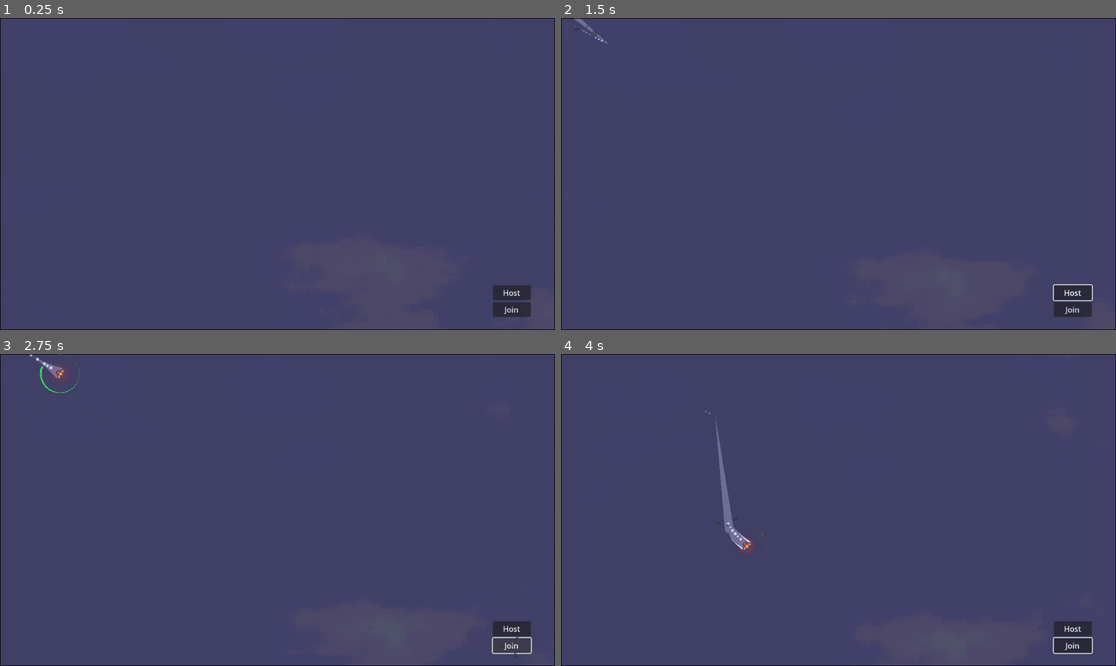
Above: before the commit, frames 1-4 (two rows, left to right).
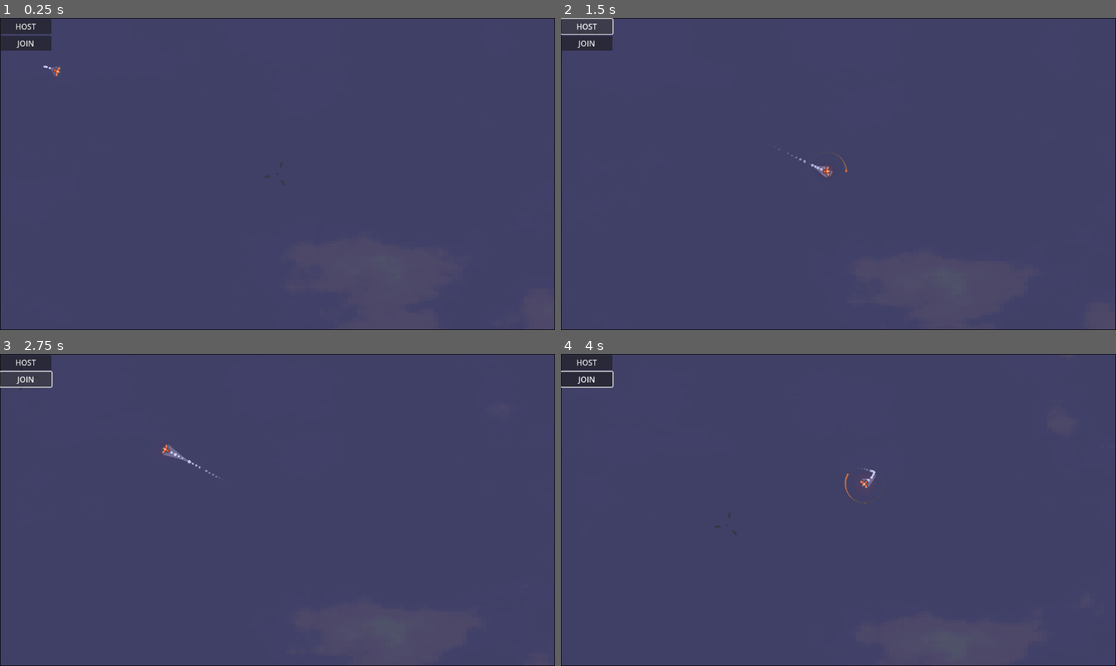
Above: after the commit, the same moments.

Repository: kickflip-games/kiwijam25
Game: Godot game, scene res://scenes/Main.tscn
Same seed, same stepped clock (60 frames per second), same inputs: the game is played once before the commit and once after it.
Inputs (mouse positions are in pixels of both pictures, inside the frame that each line leads up to):
- Up to frame 1 (0.25 s): no input
- Up to frame 2 (1.5 s): click (1071, 292) at 0.5 s, where only the run before the commit has a clickable "Host"; click (588, 27) at 1.25 s, where only the run after the commit has a clickable "HOST"
- Up to frame 3 (2.75 s): click "Join" (after the commit: "JOIN") at 2 s
- Up to frame 4 (4 s): move the mouse to (960, 494) at 2.77 s; press the mouse at (960, 494) at 2.78 s; move the mouse to (727, 525) at 3.52 s; release the mouse at (727, 525) at 3.53 s; click (727, 525) at 3.6 s

The runs differ from the first frame. In frame 1, 1.5% of the frame differs, in the area x 0-96%, y 0-96%; in frame 2, 1.7%; in frame 3, 1.9%; in frame 4, 2.3%, in the area x 0-96%, y 0-97%.

Commit message:
add some basic networking code

Diff:
--- /dev/null
+++ b/autoloads/high_level_network_handler.gd
@@ -0,0 +1,70 @@
+extends Node
+
+const IP_ADDRESS: String = "127.0.0.1"
+const PORT: int = 42069
+var peer: ENetMultiplayerPeer
+
+func start_server() -> void:
+	peer = ENetMultiplayerPeer.new()
+	peer.set_bind_ip(IP_ADDRESS)
+	var err := peer.create_server(PORT, 2)  # Allow up to 4 players
+	if err != OK:
+		push_error("Failed to start ENet server. Error code: %s" % err)
+		return
+
+	multiplayer.multiplayer_peer = peer
+	print("✅ Server started on %s:%d" % [IP_ADDRESS, PORT])
+
+	# Server connection event
+	multiplayer.peer_connected.connect(_on_peer_connected)
+	multiplayer.peer_disconnected.connect(_on_peer_disconnected)
+
+func start_client() -> void:
+	peer = ENetMultiplayerPeer.new()
+	var err := peer.create_client(IP_ADDRESS, PORT)
+	if err != OK:
+		push_error("Failed to connect as client. Error code: %s" % err)
+		return
+
+	multiplayer.multiplayer_peer = peer
+	print("✅ Client connecting to %s:%d" % [IP_ADDRESS, PORT])
+
+	# Client connection events
+	multiplayer.connected_to_server.connect(_on_connected_to_server)
+	multiplayer.connection_failed.connect(_on_connection_failed)
+	multiplayer.server_disconnected.connect(_on_server_disconnected)
+
+func disconnect_peer() -> void:
+	if peer:
+		peer.close()
+		multiplayer.multiplayer_peer = null
+		print("🔌 Disconnected from network")
+
+# Debug input handling
+func _unhandled_input(event):
+	if event.is_action_pressed("ui_accept"):
+		start_server()
+	elif event.is_action_pressed("ui_select"):
+		start_client()
+	elif event.is_action_pressed("ui_cancel"):
+		disconnect_peer()
+
+func _ready():
+	print("🕹 Network handler ready")
+
+# Server events
+func _on_peer_connected(id):
+	print("🟢 Peer connected: %d" % id)
+
+func _on_peer_disconnected(id):
+	print("🔴 Peer disconnected: %d" % id)
+
+# Client events
+func _on_connected_to_server():
+	print("🎮 Successfully connected to server")
+
+func _on_connection_failed():
+	print("❌ Failed to connect to server")
+
+func _on_server_disconnected():
+	print("💔 Server disconnected")
--- a/project.godot
+++ b/project.godot
@@ -17,6 +17,7 @@
 
 [autoload]
 
+HighLevelNetworkHandler="*res://autoloads/high_level_network_handler.gd"
 CameraBounds="*res://autoloads/CameraBounds.gd"
 SceneManager="*res://autoloads/SceneManager.gd"
 GlobalSettings="*res://autoloads/GlobalSettings.gd"
--- a/scenes/Main.tscn
+++ b/scenes/Main.tscn
@@ -1,9 +1,11 @@
-[gd_scene load_steps=8 format=3 uid="uid://c7etnmicu136n"]
+[gd_scene load_steps=10 format=3 uid="uid://c7etnmicu136n"]
 
 [ext_resource type="PackedScene" uid="uid://dsmsb7kwv0ce1" path="res://managers/camera_2d.tscn" id="1_c01mt"]
 [ext_resource type="Script" uid="uid://cfeicvpmqto3f" path="res://scenes/Main.gd" id="1_jlsqs"]
 [ext_resource type="PackedScene" uid="uid://bulqqx1t7sun1" path="res://scenes/background/Background.tscn" id="1_nxtc6"]
 [ext_resource type="PackedScene" uid="uid://corxhrleskgv" path="res://scenes/player/Player.tscn" id="3_c01mt"]
+[ext_resource type="PackedScene" uid="uid://c0qb6qs3taohy" path="res://scenes/networking/HighLevelUI.tscn" id="3_nxtc6"]
+[ext_resource type="Script" uid="uid://de3vrhq3v5don" path="res://scenes/networking/high_level_multiplayer_spawner.gd" id="4_jlsqs"]
 
 [sub_resource type="Environment" id="Environment_nxtc6"]
 glow_enabled = true
@@ -19,6 +21,12 @@
 script = ExtResource("1_jlsqs")
 player_scene = ExtResource("3_c01mt")
 
+[node name="MultiplayerSpawner" type="MultiplayerSpawner" parent="."]
+_spawnable_scenes = PackedStringArray("uid://corxhrleskgv")
+spawn_path = NodePath("..")
+script = ExtResource("4_jlsqs")
+network_player = ExtResource("3_c01mt")
+
 [node name="WorldEnvironment" type="WorldEnvironment" parent="."]
 environment = SubResource("Environment_nxtc6")
 camera_attributes = SubResource("CameraAttributesPractical_jlsqs")
@@ -33,22 +41,6 @@
 [node name="Camera2D" parent="." instance=ExtResource("1_c01mt")]
 position = Vector2(576, 322)
 
-[node name="HostButton" type="Button" parent="."]
-offset_left = 1023.0
-offset_top = 553.0
-offset_right = 1102.0
-offset_bottom = 584.0
-text = "Host
-"
-
-[node name="JoinButton" type="Button" parent="."]
-offset_left = 1023.0
-offset_top = 588.0
-offset_right = 1102.0
-offset_bottom = 619.0
-text = "Join"
-
-[connection signal="pressed" from="HostButton" to="." method="_on_host_button_pressed"]
-[connection signal="pressed" from="JoinButton" to="." method="_on_join_button_pressed"]
+[node name="HighLevelUi" parent="." instance=ExtResource("3_nxtc6")]
 
 [editable path="Background"]
--- /dev/null
+++ b/scenes/networking/HighLevelUI.tscn
@@ -0,0 +1,29 @@
+[gd_scene load_steps=2 format=3 uid="uid://c0qb6qs3taohy"]
+
+[ext_resource type="Script" uid="uid://cukt2o2ltvq2g" path="res://scenes/networking/high_level_ui.gd" id="1_5rgjr"]
+
+[node name="HighLevelUi" type="Control"]
+layout_mode = 3
+anchors_preset = 15
+anchor_right = 1.0
+anchor_bottom = 1.0
+grow_horizontal = 2
+grow_vertical = 2
+script = ExtResource("1_5rgjr")
+
+[node name="VBoxContainer" type="VBoxContainer" parent="."]
+z_index = 2
+layout_mode = 0
+offset_right = 107.0
+offset_bottom = 69.0
+
+[node name="ServerButton" type="Button" parent="VBoxContainer"]
+layout_mode = 2
+text = "HOST"
+
+[node name="JoinButton" type="Button" parent="VBoxContainer"]
+layout_mode = 2
+text = "JOIN"
+
+[connection signal="pressed" from="VBoxContainer/ServerButton" to="." method="_on_server_button_pressed"]
+[connection signal="pressed" from="VBoxContainer/JoinButton" to="." method="_on_join_button_pressed"]
--- /dev/null
+++ b/scenes/networking/high_level_multiplayer_spawner.gd
@@ -0,0 +1,64 @@
+extends MultiplayerSpawner
+
+@export var network_player: PackedScene
+var spawned_players: Dictionary = {}
+
+func _ready() -> void:
+	# Connect signals first
+	multiplayer.peer_connected.connect(spawn_player)
+	multiplayer.peer_disconnected.connect(despawn_player)
+
+	# If we're the server, spawn the server player
+	if multiplayer.is_server():
+		# Wait a frame to ensure everything is ready
+		call_deferred("spawn_server_player")
+
+func spawn_server_player() -> void:
+	spawn_player(1)  # Server always has ID 1
+
+func spawn_player(id: int) -> void:
+	if not multiplayer.is_server():
+		return
+
+	# Prevent duplicate spawning
+	if id in spawned_players:
+		print("⚠️ Player %d already spawned" % id)
+		return
+
+	var player: Node = network_player.instantiate()
+	player.name = str(id)
+
+	# Set spawn position before adding to scene
+	var spawn_positions = [
+		Vector2(100, 100),
+		Vector2(-100, 100),
+		Vector2(100, -100),
+		Vector2(-100, -100)
+	]
+	var spawn_index = spawned_players.size() % spawn_positions.size()
+	player.global_position = spawn_positions[spawn_index]
+
+	# Add to scene first, then set authority
+	var parent: Node = get_node(spawn_path)
+	parent.add_child(player, true)  # Force readable name
+
+	# Set authority after the node is in the scene tree
+	call_deferred("set_player_authority", player, id)
+
+	# Track spawned players
+	spawned_players[id] = player
+
+	print("✅ Spawned player %d at %s" % [id, player.global_position])
+
+func set_player_authority(player: Node, id: int) -> void:
+	player.set_multiplayer_authority(id)
+	print("🔑 Set authority for player %d" % id)
+
+func despawn_player(id: int) -> void:
+	if not multiplayer.is_server():
+		return
+
+	if id in spawned_players:
+		spawned_players[id].queue_free()
+		spawned_players.erase(id)
+		print("🗑️ Despawned player %d" % id)
--- /dev/null
+++ b/scenes/networking/high_level_ui.gd
@@ -0,0 +1,9 @@
+extends Control
+
+
+func _on_server_button_pressed() -> void:
+	HighLevelNetworkHandler.start_server()
+
+
+func _on_join_button_pressed() -> void:
+	HighLevelNetworkHandler.start_client()
--- a/scenes/player/Player.tscn
+++ b/scenes/player/Player.tscn
@@ -65,6 +65,14 @@
 
 [sub_resource type="Gradient" id="Gradient_tpg5x"]
 colors = PackedColorArray(1, 1, 1, 0, 1, 0.9063318, 0.13335153, 1)
+
+[sub_resource type="SceneReplicationConfig" id="SceneReplicationConfig_tpg5x"]
+properties/0/path = NodePath(".:position")
+properties/0/spawn = true
+properties/0/replication_mode = 1
+properties/1/path = NodePath(".:rotation")
+properties/1/spawn = true
+properties/1/replication_mode = 1
 
 [node name="Player" type="Node2D" groups=["player"]]
 script = ExtResource("1_p0vlq")
@@ -143,3 +151,6 @@
 points = PackedVector2Array(0, 0, 0, 0)
 width_curve = SubResource("Curve_4kuee")
 default_color = Color(0, 0, 0, 1)
+
+[node name="MultiplayerSynchronizer" type="MultiplayerSynchronizer" parent="."]
+replication_config = SubResource("SceneReplicationConfig_tpg5x")
Not shown, added: autoloads/high_level_network_handler.gd.uid
Not shown, added: scenes/networking/high_level_multiplayer_spawner.gd.uid
Not shown, added: scenes/networking/high_level_ui.gd.uid
Not shown: 1 places in scenes/player/Player.tscn that only renumber resources
